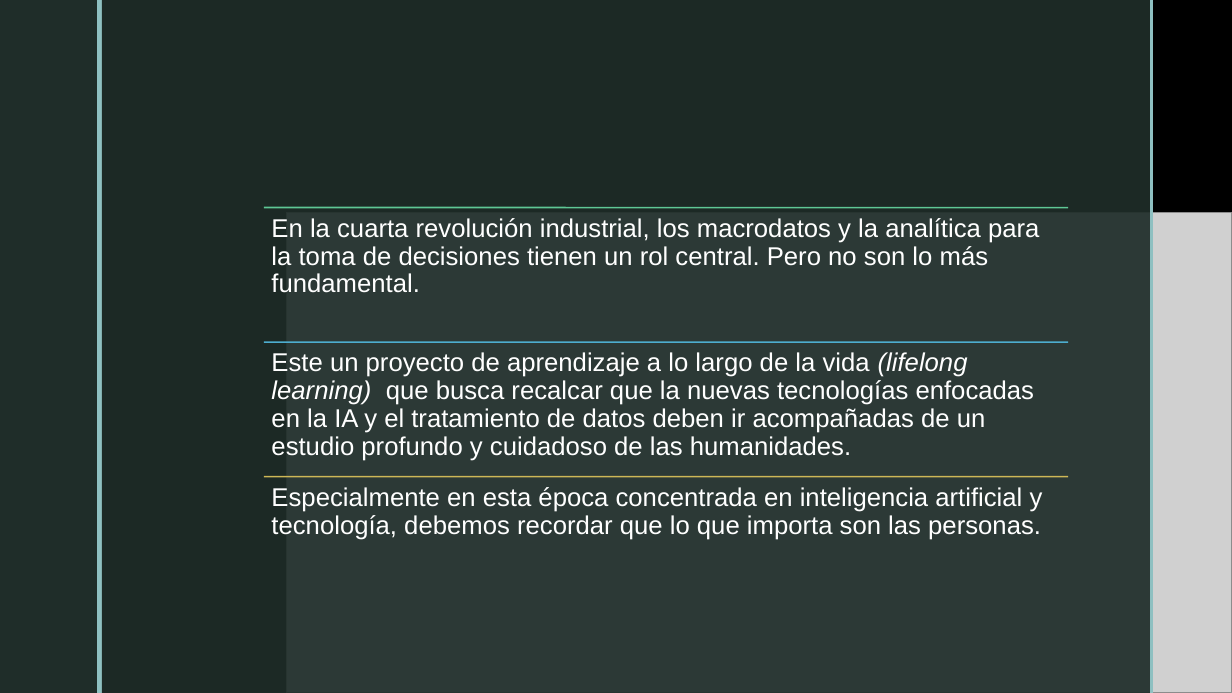
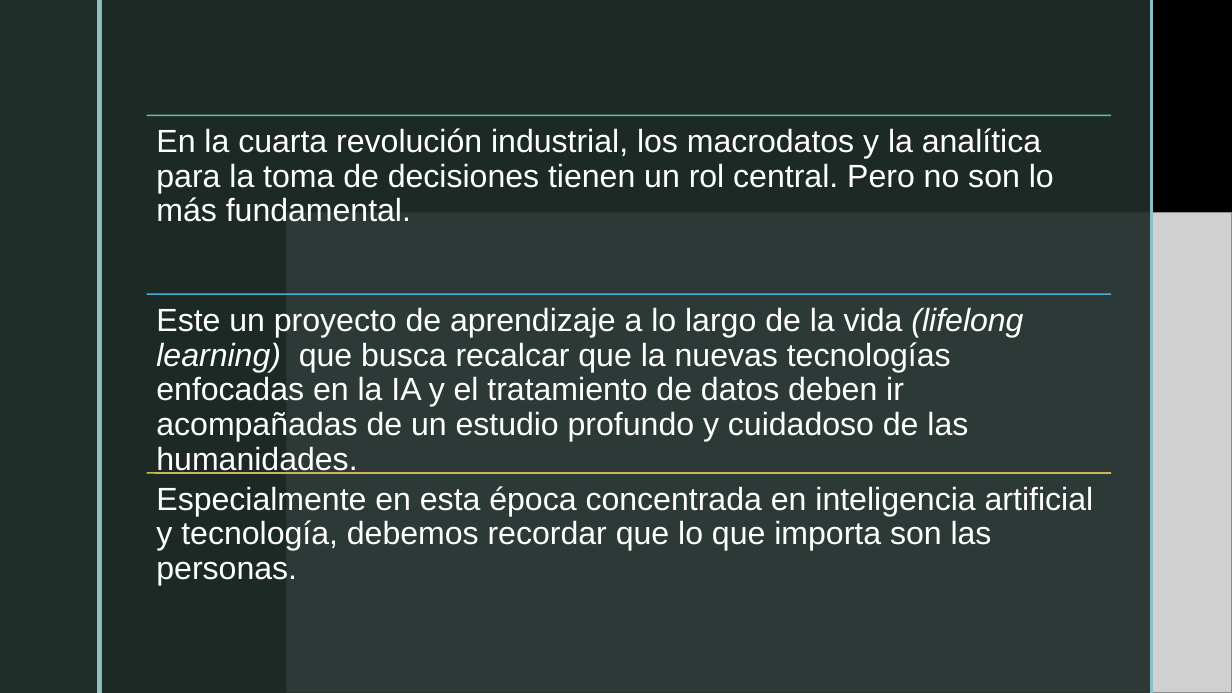
Before and after one commit to jcunisabana/philandfilm, a slide deck: slide 2 of luces en la niebla.pptx. Drawn at 1232x693 pixels with LibreOffice and Linux fonts; fonts in the diff are those of the drawing; grey boxes stand for pictures; background and template pictures are left out. Boxes give left, top, right and bottom in pixels: in the first picture for what was removed or moved away, otherwise in the second. Text is boxed around its words. In the diff, an @@ line names an element or a change of style, - is before the commit and + after.

```diff
--- a/luces en la niebla.pptx
+++ b/luces en la niebla.pptx
@@ size 20 to 25 pt; more space between paragraphs in 3 elements at (156, 486, 1094, 586), (156, 307, 1023, 474), (156, 128, 1054, 222) @@
@@ text "En la cuarta revolución industrial, ...": place and size @@
-text "En la cuarta revolución industrial, ..." at (271, 218, 1039, 293)
+text "En la cuarta revolución industrial, ..." at (156, 128, 1054, 222)
@@ line moved from (263, 208) - (1068, 208) to (147, 116) - (1112, 116) @@
@@ text "Este un proyecto de aprendizaje ...": place and size @@
-text "Este un proyecto de aprendizaje ..." at (271, 352, 1035, 461)
+text "Este un proyecto de aprendizaje ..." at (156, 307, 1023, 474)
@@ line moved from (263, 342) - (1068, 342) to (147, 294) - (1112, 294) @@
@@ text "Especialmente en esta época concentrada ...": place and size @@
-text "Especialmente en esta época concentrada ..." at (271, 487, 1043, 540)
+text "Especialmente en esta época concentrada ..." at (156, 486, 1094, 586)
@@ line moved from (263, 477) - (1068, 477) to (147, 473) - (1112, 473) @@
```
Also in this commit, not shown: 8 other slides changed, 2 slides added, 2 slides removed, 1 other file.
